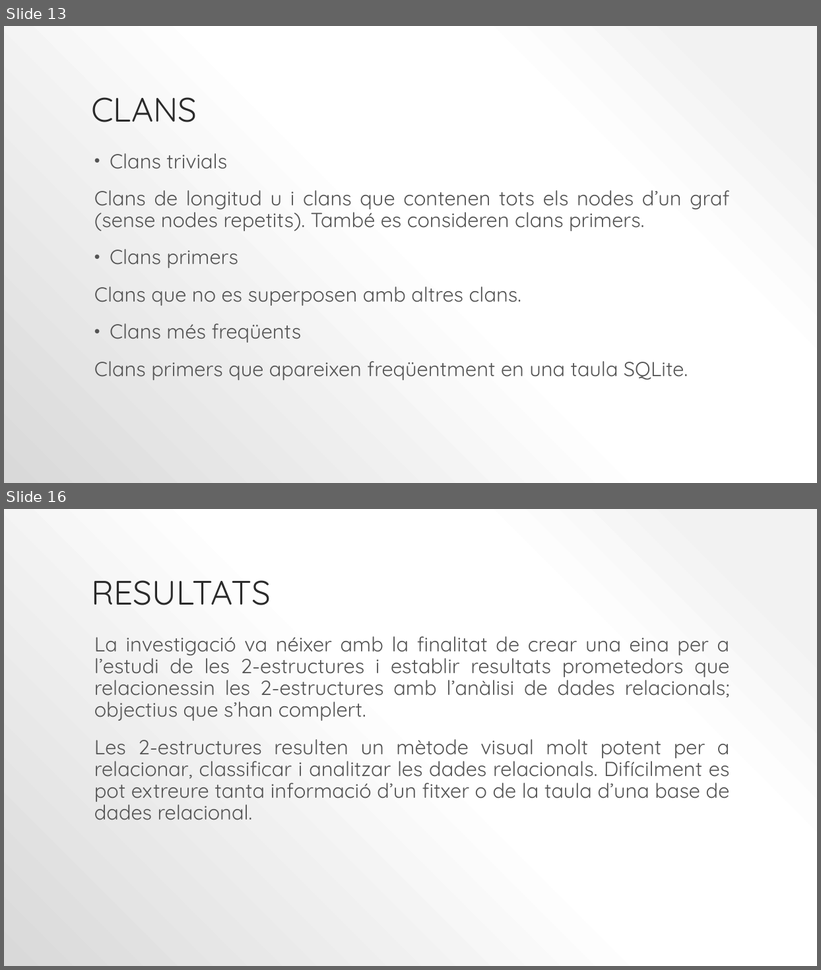
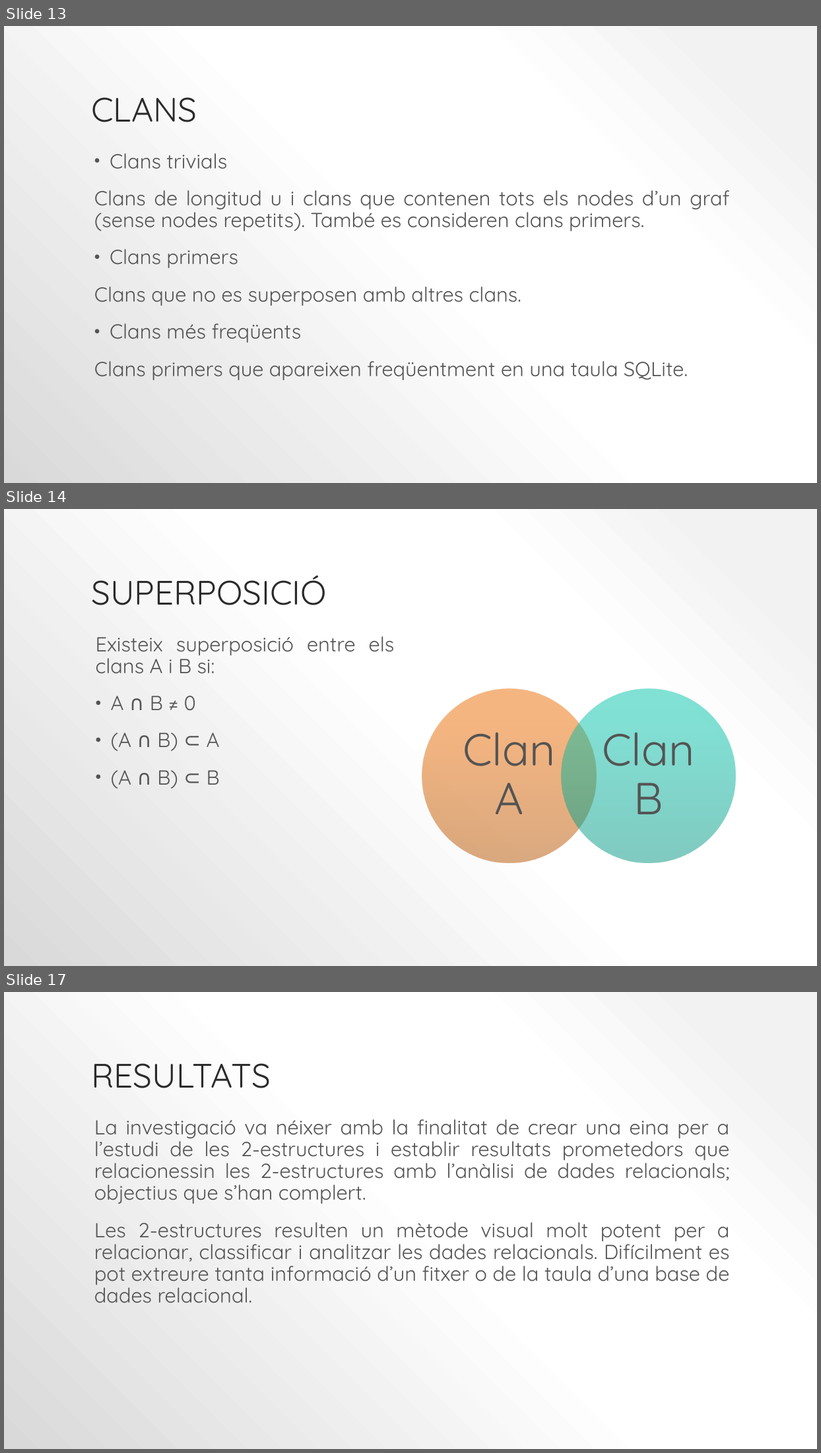
Before and after one commit to lrodrin/TFG, a slide deck: presentació.pptx. Shown one above the other, each under a label of ours: slides 13 and 16 before the commit, slides 13, 14 and 17 after it; the slides between them are not shown. The pictures are 821x970 and 821x1453 pixels, drawn with LibreOffice and Linux fonts; fonts in the diff are those of the drawing. Boxes give left, top, right and bottom in pixels: in the first picture for what was removed or moved away, otherwise in the second. Text is boxed around its words. In the diff, an @@ line names an element or a change of style, - is before the commit and + after.

```diff
--- a/presentació.pptx
+++ b/presentació.pptx
@@ slide 14 added at <box>4,509,817,966</box>, background gradient #F2F2F2 to #FFFFFF to #D9D9D9 @@
@@ title added at <box>91,576,327,605</box>, 40 pt, text #2A2A2A @@
+SUPERPOSICIÓ
@@ text added at <box>96,636,395,789</box>, 24 pt, text #545454 @@
+Existeix superposició entre els clans A i B si:
+• A ∩ B ≠ 0
+• (A ∩ B) ⊂ A
+• (A ∩ B) ⊂ B
@@ group added at <box>422,689,736,863</box>: 2 ellipses, 2 texts @@
+Clan A
+Clan B
@@ what was slide 16 is now slide 17 @@
```
Also in this commit, not shown: 1 slide changed, 1 other slide added, 1 slide removed, 3 other files.
